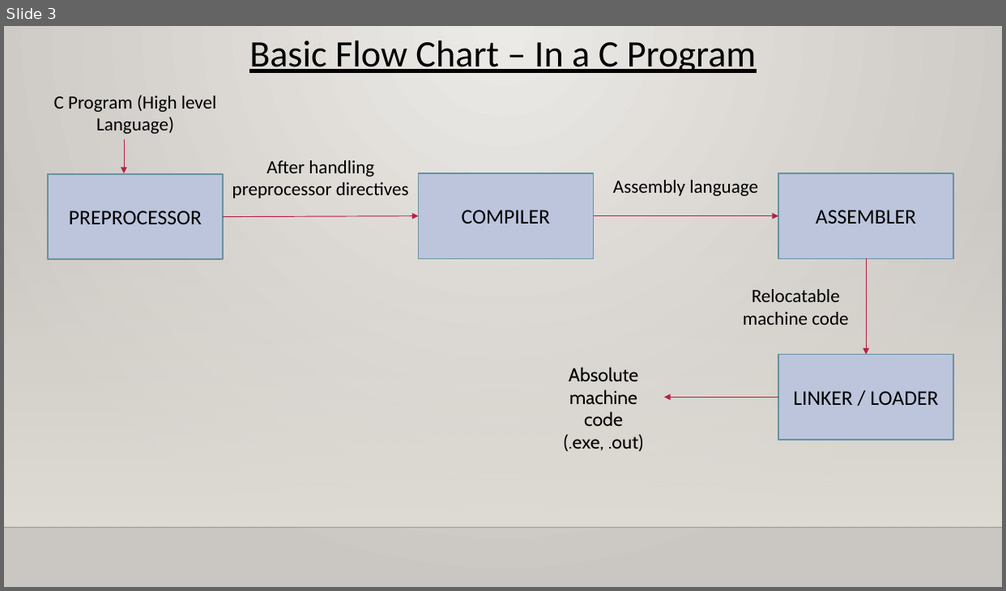
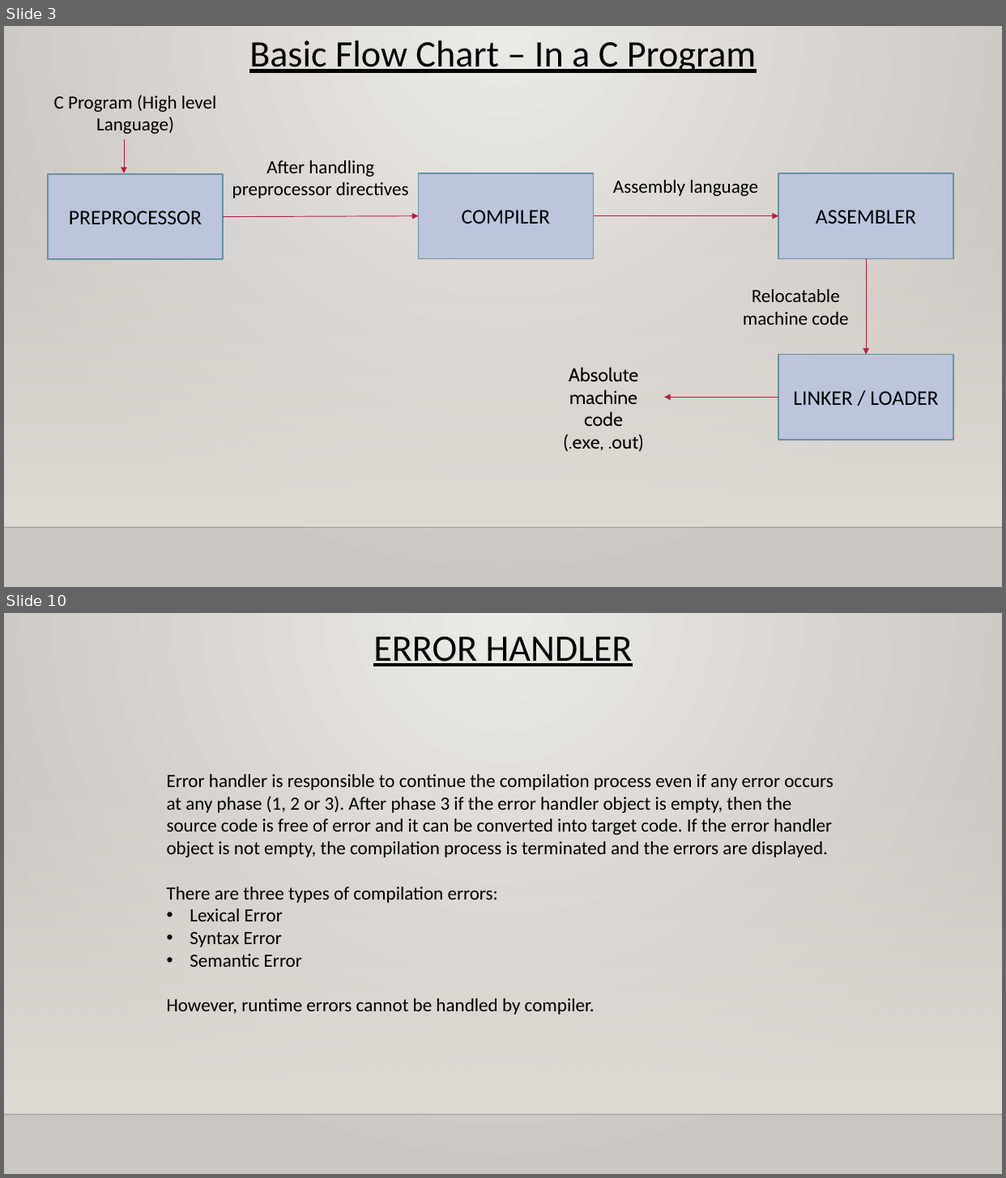
Before and after one commit to ishika52/compilers, a slide deck: koss selection task.pptx. Shown one above the other, each under a label of ours: slide 3 before the commit, slides 3 and 10 after it; the slides between them are not shown. The pictures are 1006x591 and 1006x1178 pixels, drawn with LibreOffice and Linux fonts; fonts in the diff are those of the drawing; background and template pictures are left out. Boxes give left, top, right and bottom in pixels: in the first picture for what was removed or moved away, otherwise in the second. Text is boxed around its words. In the diff, an @@ line names an element or a change of style, - is before the commit and + after.

```diff
--- a/koss selection task.pptx
+++ b/koss selection task.pptx
@@ slide 10 added at [4,613,1002,1174], background gradient #ECEAE7 to #CAC7C1; not listed: 2 template elements that a slide beside it also shows @@
@@ text added at [373,636,633,666], 36 pt, text #000000, underline @@
+ERROR HANDLER
@@ text added at [167,774,833,1015], 18 pt, text #000000 @@
+Error handler is responsible to continue the compilation process even if any error occurs at any phase (1, 2 or 3). After phase 3 if the error handler object is empty, then the source code is free of error and it can be converted into target code. If the error handler object is not empty, the compilation process is terminated and the errors are displayed.
+There are three types of compilation errors:
+• Lexical Error
+• Syntax Error
+• Semantic Error
+However, runtime errors cannot be handled by compiler.
```
Also in this commit, not shown: 1 slide changed, 5 other slides added, 1 slide removed.
